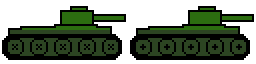
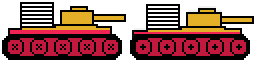
Comparing the layer stacks of the two w=256, h=64 images. Changes:
renamed "tank.png" to "tank.png Merged", painted on it over [8,2,254,56]
painted on "tank.png" over [8,2,124,56]